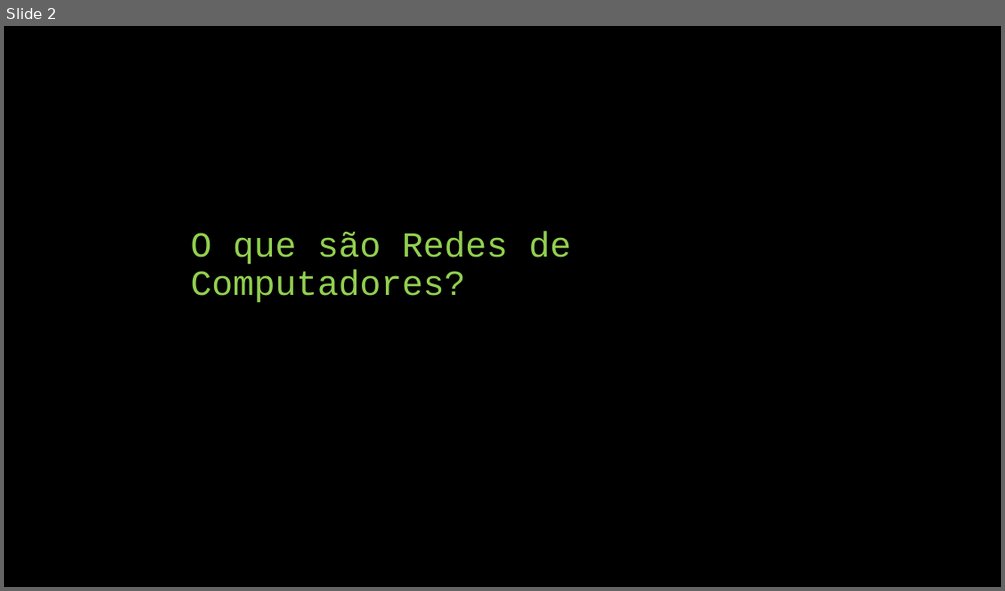
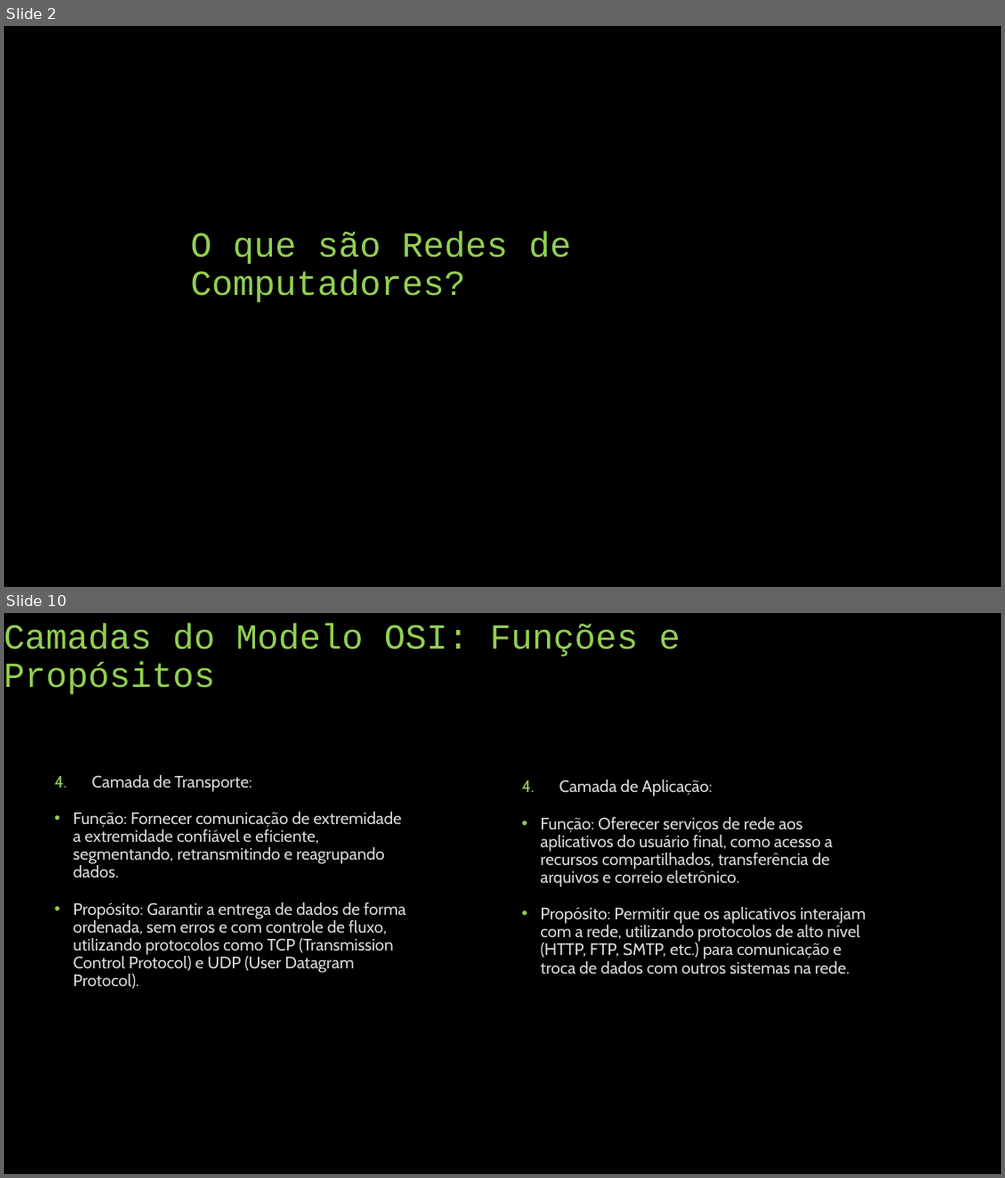
Before and after one commit to AlissoNNunes1/UNIT, a slide deck: rede de computadores/me1redes/Rede de Computadores.pptx. Shown one above the other, each under a label of ours: slide 2 before the commit, slides 2 and 10 after it; the slides between them are not shown. The pictures are 1005x591 and 1005x1178 pixels, drawn with LibreOffice and Linux fonts; fonts in the diff are those of the drawing. Boxes give left, top, right and bottom in pixels: in the first picture for what was removed or moved away, otherwise in the second. Text is boxed around its words. In the diff, an @@ line names an element or a change of style, - is before the commit and + after.

```diff
--- a/rede de computadores/me1redes/Rede de Computadores.pptx
+++ b/rede de computadores/me1redes/Rede de Computadores.pptx
@@ slide 10 added at (4,613,1001,1174), background #000000 @@
@@ title added at (4,624,680,695), 34 pt, text #92D050 @@
+Camadas do Modelo OSI: Funções e Propósitos
@@ text added at (73,775,405,989), 16 pt, text #D9D9D9 @@
+4. Camada de Transporte:
+• Função: Fornecer comunicação de extremidade a extremidade confiável e eficiente, segmentando, retransmitindo e reagrupando dados.
+• Propósito: Garantir a entrega de dados de forma ordenada, sem erros e com controle de fluxo, utilizando protocolos como TCP (Transmission Control Protocol) e UDP (User Datagram Protocol).
@@ text added at (541,779,866,973), 16 pt, text #D9D9D9 @@
+4. Camada de Aplicação:
+• Função: Oferecer serviços de rede aos aplicativos do usuário final, como acesso a recursos compartilhados, transferência de arquivos e correio eletrônico.
+• Propósito: Permitir que os aplicativos interajam com a rede, utilizando protocolos de alto nível (HTTP, FTP, SMTP, etc.) para comunicação e troca de dados com outros sistemas na rede.
```
Also in this commit, not shown: 1 slide changed, 10 other slides added, 9 slides removed, 26 other files.
